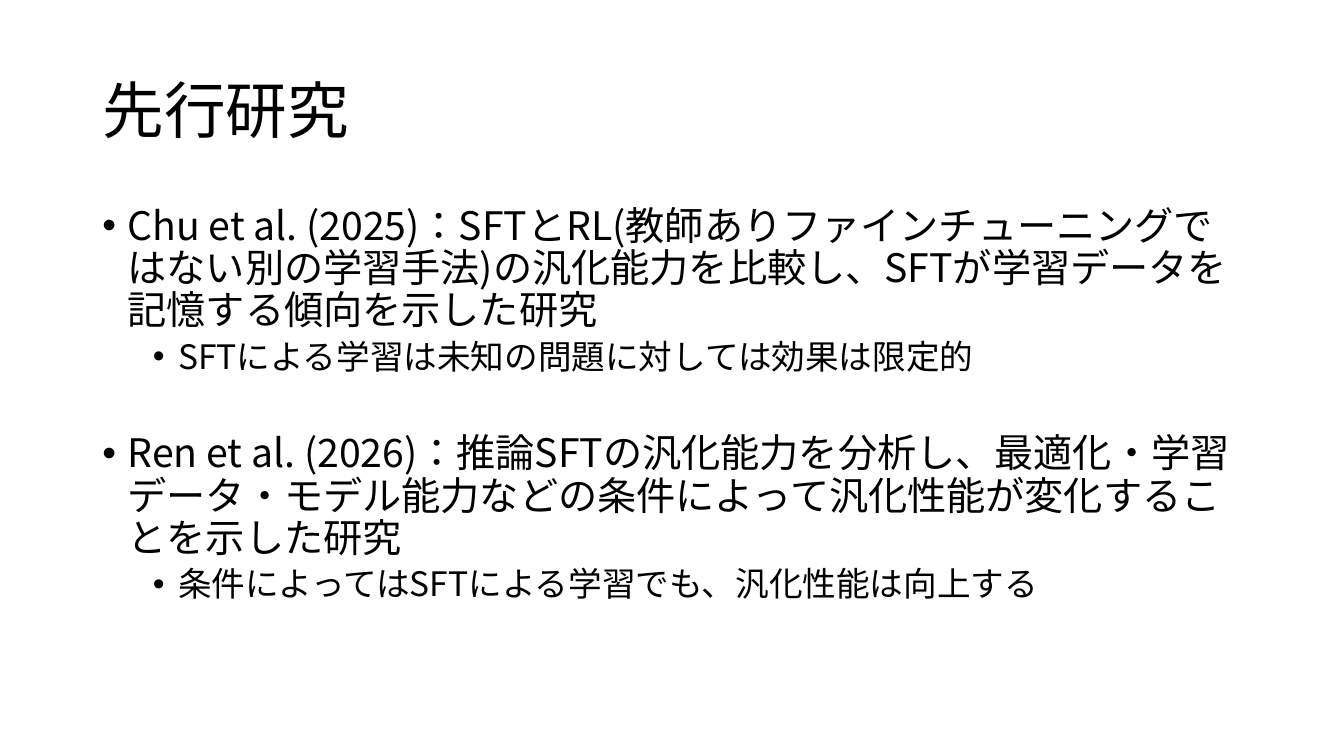
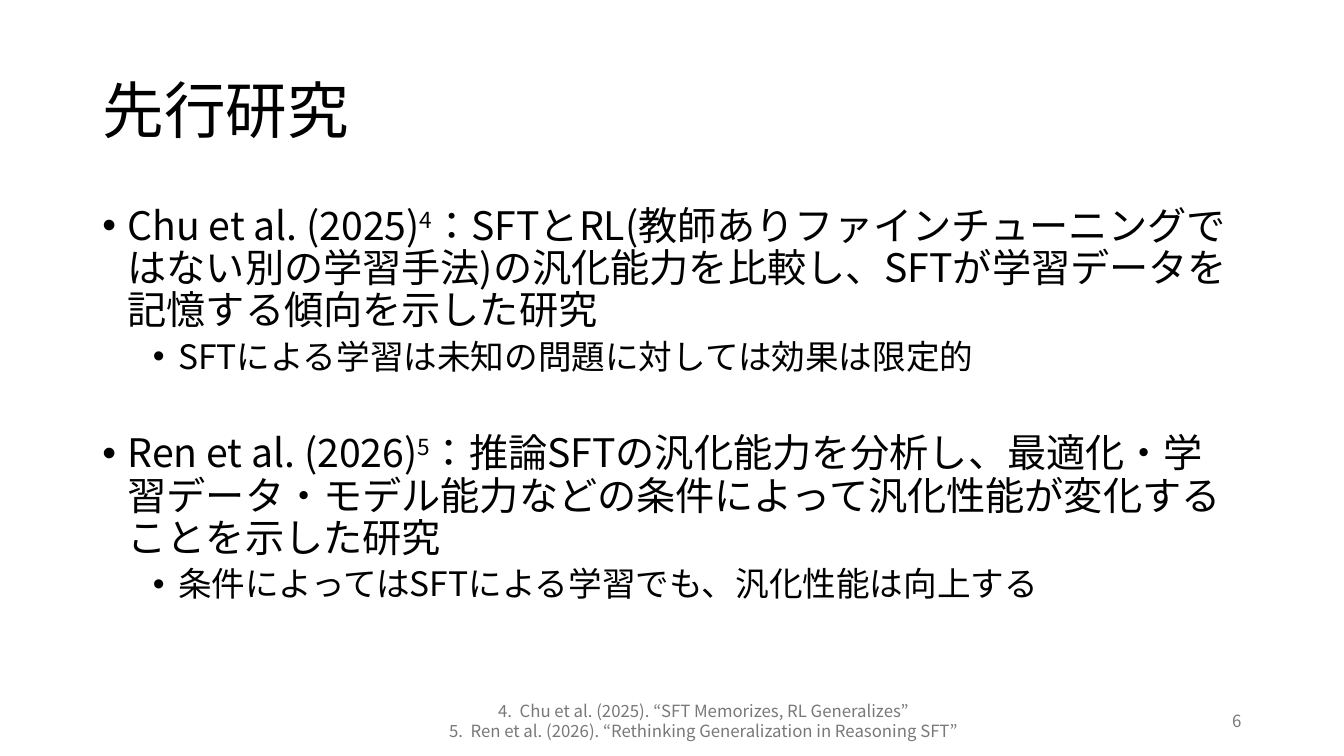
Before and after one commit to rollotea/array-task, a slide deck: slide 6 of 生成AIの追加学習による問題.pptx. Drawn at 1344x756 pixels with LibreOffice and Linux fonts; fonts in the diff are those of the drawing. Boxes give left, top, right and bottom in pixels: in the first picture for what was removed or moved away, otherwise in the second. Text is boxed around its words. In the diff, an @@ line names an element or a change of style, - is before the commit and + after.

```diff
--- a/生成AIの追加学習による問題.pptx
+++ b/生成AIの追加学習による問題.pptx
@@ text at <box>128,207,1227,293</box>: text changed @@
-• Chu et al. (2025)：SFTとRL(教師ありファインチューニングではない別の学習手法)の汎化能力を比較し、SFTが学習データを記憶する傾向を示した研究
+• Chu et al. (2025)4：SFTとRL(教師ありファインチューニングではない別の学習手法)の汎化能力を比較し、SFTが学習データを記憶する傾向を示した研究
@@ text at <box>128,434,1221,555</box>: text changed @@
-• Ren et al. (2026)：推論SFTの汎化能力を分析し、最適化・学習データ・モデル能力などの条件によって汎化性能が変化することを示した研究
+• Ren et al. (2026)5：推論SFTの汎化能力を分析し、最適化・学習データ・モデル能力などの条件によって汎化性能が変化することを示した研究
@@ text added at <box>449,703,957,741</box>, 12 pt, text #797979 @@
+4. Chu et al. (2025). “SFT Memorizes, RL Generalizes”
+5. Ren et al. (2026). “Rethinking Generalization in Reasoning SFT”
@@ page number added at <box>1232,714,1241,727</box>, 12 pt, text #797979 @@
+6
```
Also in this commit, not shown: 18 other slides changed, 5 slides added, 2 other files.
